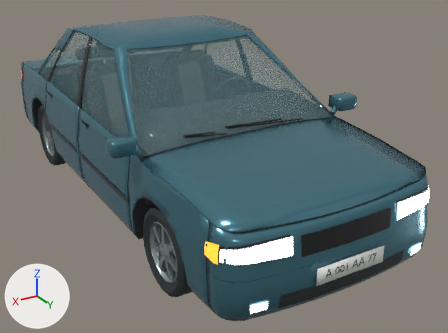
What one commit did to the Blender file ArtSource/Vehicles/DS_Sedan_A_Traffic.blend.
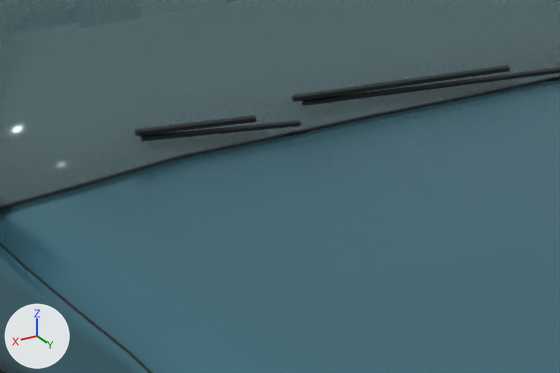
Each version appears first whole from a 50 mm lens placed at (2.31, 4.57, 2.46), pointed at (-0.23, 0.34, 0.35), and next in a close-up on the part from 33% to 66% of the width and 30% to 60% of the height. The lights are fixed; the arrows at lower left show +X, +Y and +Z. The first two pictures are the older version.

The first close-up shows 'Fender_Front_R', 'Glass_Windshield', 'Hood', 'PanelGaps', 'Wiper_Pivot_L_Mesh', 'Wiper_Pivot_R_Mesh'.
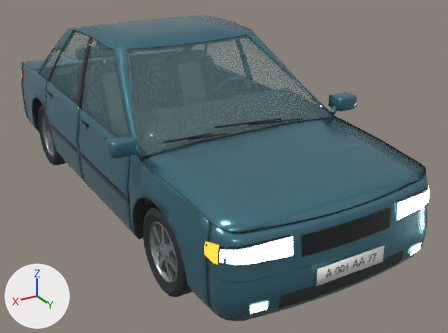
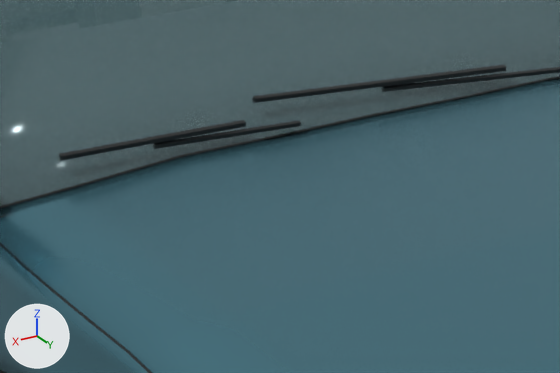
The change in detail:
me_wiper_pivot_l_mesh is used by ob_wiper_pivot_l_mesh; parent ob_wiper_pivot_l; location (0.0, 0.0, 0.0).
me_wiper_pivot_l_mesh had 24 vertices, 30 faces and spanned x 0.0..0.648, y -0.055..0.005, z -0.006..0.044.
me_wiper_pivot_l_mesh now has 24 vertices, 30 faces and spans x -0.001..0.728, y -0.066..0.005, z -0.006..0.053.
me_wiper_pivot_l_mesh part 1: all 6 vertices in x 0.627..0.628, y -0.053..-0.042, z 0.019..0.03 are moved by (-0.178, 0.003, -0.004).
me_wiper_pivot_l_mesh part 2: all 6 vertices in x 0.647..0.648, y -0.055..-0.042, z 0.031..0.044 are moved by (0.08, -0.011, 0.009).
Other edits to the shape of me_wiper_pivot_l_mesh do not show in these pictures.
me_wiper_pivot_r_mesh is used by ob_wiper_pivot_r_mesh; parent ob_wiper_pivot_r; location (0.0, 0.0, 0.0).
me_wiper_pivot_r_mesh had 24 vertices, 30 faces and spanned x -0.001..0.319, y -0.056..0.005, z -0.006..0.033.
me_wiper_pivot_r_mesh now has 24 vertices, 30 faces and spans x -0.001..0.477, y -0.043..0.005, z -0.006..0.021.
me_wiper_pivot_r_mesh part 3: all 4 vertices in x 0.308..0.309, y -0.05..-0.043, z 0.008..0.017 are moved by (-0.017, 0.018, -0.012).
me_wiper_pivot_r_mesh part 4: all 2 vertices in x 0.307..0.308, y -0.054..-0.05, z 0.014..0.019 are moved by (-0.016, 0.018, -0.012).
me_wiper_pivot_r_mesh part 5: the 1 vertex in x 0.082, y -0.022, z 0.011 is moved by (0.024, 0.004, -0.003).
me_wiper_pivot_r_mesh part 6: all 4 vertices in x 0.318..0.319, y -0.051..-0.044, z 0.019..0.03 are moved by (0.159, 0.013, -0.012).
me_wiper_pivot_r_mesh part 7: all 2 vertices in x 0.317, y -0.056..-0.051, z 0.026..0.033 are moved by (0.16, 0.013, -0.012).
Other edits to the shape of me_wiper_pivot_r_mesh do not show in these pictures.

Where the change shows, as pixel boxes [x1, y1, x2, y2] in the close-ups (560 x 373 px; the box of a moved part takes in the faces that stretch with it):
'Wiper_Pivot_L_Mesh', reshaped
    before: [292, 65, 560, 106]
    after: [252, 65, 560, 103]
'Wiper_Pivot_R_Mesh', reshaped (46% wider, 56% taller)
    before: [135, 115, 301, 141]
    after: [59, 120, 301, 161]
part 1 of me_wiper_pivot_l_mesh, moved or reshaped
    before: [301, 67, 560, 106]
    after: [381, 67, 560, 92]
part 2 of me_wiper_pivot_l_mesh, moved or reshaped
    before: [292, 65, 510, 102]
    after: [252, 65, 506, 103]
part 3 of me_wiper_pivot_r_mesh, moved or reshaped
    before: [141, 123, 301, 141]
    after: [154, 123, 301, 149]
part 4 of me_wiper_pivot_r_mesh, moved or reshaped
    before: [140, 120, 301, 139]
    after: [153, 120, 301, 147]
part 5 of me_wiper_pivot_r_mesh, moved or reshaped
    before: [137, 118, 256, 136]
    after: [62, 122, 246, 160]
part 7 of me_wiper_pivot_r_mesh, moved or reshaped
    before: [135, 115, 256, 135]
    after: [59, 120, 245, 159]
